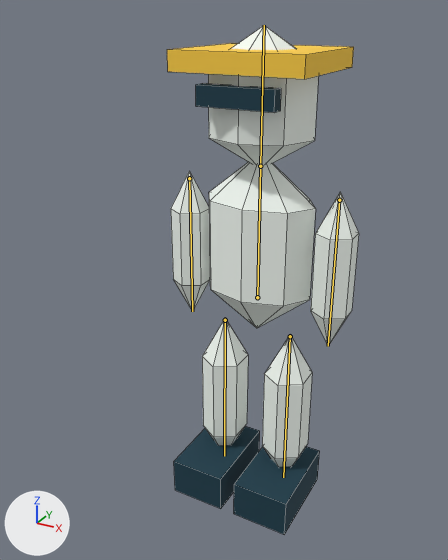
The Blender file art/runner_1.blend as it was, and as the next commit left it.
Camera for both pictures: a 50 mm camera at (0.911, -1.918, 1.852) aimed at (-0.145, 0.001, 0.892). Every picture has the same lights, and +X, +Y and +Z are marked at lower left. The picture after the commit comes second. The bones that change, and the others that lie on the model, are drawn over the model as lines. Mesh edges are drawn as thin lines.

In view in the first picture: 'runner_1'.
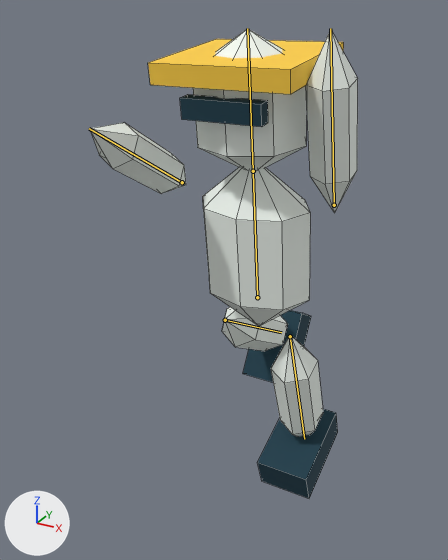
The newer file adds an action. The first version stands in its rest pose; the second is drawn at frame 7 of the action 'Climb.001'.

The change, as a list of edits to the scene's bpy script:
```text
Change bone_spine:
    where bone_spine = bpy.data.objects['RunnerRig'].pose.bones['Spine']  # child of 'Root'
    bone_spine.rotation_euler: (0.0, 0.0, 0.0) -> (0.122, 0.0, 0.0)  # degrees (0, 0, 0) -> degrees (7, 0, 0)
Change bone_arml:
    where bone_arml = bpy.data.objects['RunnerRig'].pose.bones['ArmL']  # child of 'Spine'
    bone_arml.rotation_euler: (0.0, 0.0, 0.0) -> (-2.199, 0.0, 0.0)  # degrees (0, 0, 0) -> degrees (-126, 0, 0)
Change bone_armr:
    where bone_armr = bpy.data.objects['RunnerRig'].pose.bones['ArmR']  # child of 'Spine'
    bone_armr.rotation_euler: (0.0, 0.0, 0.0) -> (-3.002, 0.0, 0.0)  # degrees (0, 0, 0) -> degrees (-172, 0, 0)
Change bone_legl:
    where bone_legl = bpy.data.objects['RunnerRig'].pose.bones['LegL']  # child of 'Root'
    bone_legl.rotation_euler: (0.0, 0.0, 0.0) -> (1.047, 0.0, 0.0)  # degrees (0, 0, 0) -> degrees (60, 0, 0)
Change bone_legr:
    where bone_legr = bpy.data.objects['RunnerRig'].pose.bones['LegR']  # child of 'Root'
    bone_legr.rotation_euler: (0.0, 0.0, 0.0) -> (0.349, 0.0, 0.0)  # degrees (0, 0, 0) -> degrees (20, 0, 0)
```

Pixel boxes (x1, y1, x2, y2) of what changed, in the pictures (448 x 560 px):
'runner_1', posed (39% wider, 8% shorter): before (167, 25, 359, 534); after (90, 29, 358, 498)
bone 'Spine', root to tip: before (257, 297) to (260, 166); after (257, 297) to (253, 171)
bone 'ArmL', root to tip: before (189, 178) to (192, 311); after (182, 182) to (89, 128)
bone 'ArmR', root to tip: before (339, 200) to (328, 346); after (334, 205) to (330, 28)
bone 'LegL', root to tip: before (225, 320) to (224, 456); after (225, 320) to (281, 332)
bone 'LegR', root to tip: before (290, 336) to (283, 477); after (290, 336) to (304, 439)
